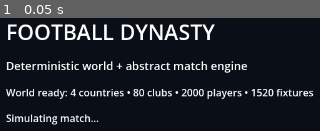
Above: before the commit, frame 1.
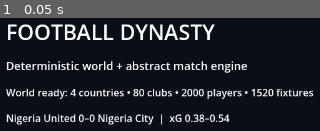
Above: after the commit, the same moment.

Repository: eghosa001/football-manager
Game: Godot game, scene res://game/scenes/main.tscn
Same seed, same stepped clock (60 frames per second), same inputs: the game is played once before the commit and once after it.
Inputs:
- Up to frame 1 (0.05 s): no input

The runs differ from the first frame. In frame 1, 2.9% of the frame differs, in the area x 1-72%, y 84-95%.
Error before the commit: Parse Error: Cannot infer the type of "pass_attempts" variable because the value doesn't have a set type. (res://simulation/match/abstract_match_engine.gd:57)

Commit message:
Fix strict GDScript typing in abstract match engine

Diff:
--- a/simulation/match/abstract_match_engine.gd
+++ b/simulation/match/abstract_match_engine.gd
@@ -8,15 +8,15 @@
 
 func simulate_match(home_club: Dictionary, away_club: Dictionary, players: Array, seed: int) -> Dictionary:
 	var rng = SeededRngClass.new(seed)
-	var home_players := _players_for_club(players, home_club.id)
-	var away_players := _players_for_club(players, away_club.id)
+	var home_players: Array = _players_for_club(players, home_club.id)
+	var away_players: Array = _players_for_club(players, away_club.id)
 	assert(home_players.size() >= 11 and away_players.size() >= 11)
 
-	var home_lineup := _select_lineup(home_players)
-	var away_lineup := _select_lineup(away_players)
-	var home_strength := _lineup_strength(home_lineup) + 2.0
-	var away_strength := _lineup_strength(away_lineup)
-	var strength_share := clampf(home_strength / maxf(home_strength + away_strength, 1.0), 0.35, 0.65)
+	var home_lineup: Array = _select_lineup(home_players)
+	var away_lineup: Array = _select_lineup(away_players)
+	var home_strength: float = _lineup_strength(home_lineup) + 2.0
+	var away_strength: float = _lineup_strength(away_lineup)
+	var strength_share: float = clampf(home_strength / maxf(home_strength + away_strength, 1.0), 0.35, 0.65)
 
 	var result := {
 		"seed": seed,
@@ -35,8 +35,8 @@
 	}
 
 	for sequence_index in range(BASE_POSSESSIONS):
-		var minute := clampi(int((float(sequence_index) / BASE_POSSESSIONS) * MATCH_MINUTES) + 1, 1, 90)
-		var side := "home" if rng.randf() < strength_share else "away"
+		var minute: int = clampi(int((float(sequence_index) / BASE_POSSESSIONS) * MATCH_MINUTES) + 1, 1, 90)
+		var side: String = "home" if rng.randf() < strength_share else "away"
 		var lineup: Array = home_lineup if side == "home" else away_lineup
 		var opponent: Array = away_lineup if side == "home" else home_lineup
 		_simulate_possession(result, side, lineup, opponent, minute, rng)
@@ -54,11 +54,11 @@
 
 func _simulate_possession(result: Dictionary, side: String, lineup: Array, opponent: Array, minute: int, rng) -> void:
 	var stats: Dictionary = result.stats[side]
-	var pass_attempts := rng.randi_range(1, 7)
+	var pass_attempts: int = rng.randi_range(1, 7)
 	var passer: Dictionary = rng.pick(lineup)
 	for _i in range(pass_attempts):
 		stats.passes += 1
-		var pass_probability := clampf(0.66 + (_player_quality(passer) - 50.0) * 0.0025, 0.54, 0.88)
+		var pass_probability: float = clampf(0.66 + (_player_quality(passer) - 50.0) * 0.0025, 0.54, 0.88)
 		if rng.chance(pass_probability):
 			stats.completed_passes += 1
 			result.events.append({"minute": minute, "type": "pass", "side": side, "player_id": passer.id, "outcome": "complete"})
@@ -67,22 +67,22 @@
 			result.events.append({"minute": minute, "type": "pass", "side": side, "player_id": passer.id, "outcome": "incomplete"})
 			return
 
-	var team_quality := _lineup_strength(lineup)
-	var opponent_quality := _lineup_strength(opponent)
-	var shot_probability := clampf(0.13 + (team_quality - opponent_quality) * 0.003, 0.08, 0.24)
+	var team_quality: float = _lineup_strength(lineup)
+	var opponent_quality: float = _lineup_strength(opponent)
+	var shot_probability: float = clampf(0.13 + (team_quality - opponent_quality) * 0.003, 0.08, 0.24)
 	if not rng.chance(shot_probability):
 		return
 
 	var shooter: Dictionary = _pick_shooter(lineup, rng)
-	var xg := _shot_xg(shooter, rng)
+	var xg: float = _shot_xg(shooter, rng)
 	stats.shots += 1
 	stats.xg += xg
-	var on_target_probability := clampf(0.30 + (_player_quality(shooter) - 50.0) * 0.003, 0.22, 0.55)
-	var on_target := rng.chance(on_target_probability)
+	var on_target_probability: float = clampf(0.30 + (_player_quality(shooter) - 50.0) * 0.003, 0.22, 0.55)
+	var on_target: bool = rng.chance(on_target_probability)
 	if on_target:
 		stats.shots_on_target += 1
-	var goal_probability := xg * (0.75 + _player_quality(shooter) / 200.0)
-	var goal := on_target and rng.chance(goal_probability)
+	var goal_probability: float = xg * (0.75 + _player_quality(shooter) / 200.0)
+	var goal: bool = on_target and rng.chance(goal_probability)
 	if goal:
 		stats.goals += 1
 		if side == "home":
@@ -101,9 +101,9 @@
 func _maybe_card(result: Dictionary, possession_side: String, defenders: Array, minute: int, rng) -> void:
 	if not rng.chance(0.021):
 		return
-	var defending_side := "away" if possession_side == "home" else "home"
+	var defending_side: String = "away" if possession_side == "home" else "home"
 	var player: Dictionary = rng.pick(defenders)
-	var red := rng.chance(0.035)
+	var red: bool = rng.chance(0.035)
 	result.stats[defending_side].cards += 1
 	if red:
 		result.stats[defending_side].red_cards += 1
@@ -121,9 +121,9 @@
 	for player in squad:
 		if not lineup_ids.has(player.id):
 			bench.append(player)
-	var count := mini(3, bench.size())
+	var count: int = mini(3, bench.size())
 	for i in range(count):
-		var minute := 60 + i * 10 + rng.randi_range(-3, 3)
+		var minute: int = 60 + i * 10 + rng.randi_range(-3, 3)
 		var player_out: Dictionary = lineup[lineup.size() - 1 - i]
 		var player_in: Dictionary = bench[i]
 		result.substitutions.append({"minute": minute, "side": side, "player_out": player_out.id, "player_in": player_in.id})
@@ -132,7 +132,7 @@
 func _finalize_possession(result: Dictionary) -> void:
 	var home_passes: float = result.stats.home.passes
 	var away_passes: float = result.stats.away.passes
-	var total := maxf(home_passes + away_passes, 1.0)
+	var total: float = maxf(home_passes + away_passes, 1.0)
 	result.stats.home.possession = snappedf(home_passes / total * 100.0, 0.1)
 	result.stats.away.possession = snappedf(100.0 - result.stats.home.possession, 0.1)
 	result.stats.home.xg = snappedf(result.stats.home.xg, 0.01)
@@ -157,7 +157,7 @@
 			rating -= 0.012
 		elif event.type == "card":
 			rating -= 0.25 if event.card == "yellow" else 1.0
-	var goal_difference := result.home_goals - result.away_goals
+	var goal_difference: int = result.home_goals - result.away_goals
 	if side == "away":
 		goal_difference *= -1
 	rating += clampf(goal_difference * 0.08, -0.4, 0.4)
@@ -171,7 +171,7 @@
 	return result
 
 func _select_lineup(players: Array) -> Array:
-	var sorted := players.duplicate()
+	var sorted: Array = players.duplicate()
 	sorted.sort_custom(func(a: Dictionary, b: Dictionary) -> bool: return a.current_ability > b.current_ability)
 	return sorted.slice(0, 11)
 
@@ -192,7 +192,7 @@
 	return rng.pick(attacking if not attacking.is_empty() else lineup)
 
 func _shot_xg(shooter: Dictionary, rng) -> float:
-	var base := rng.randf_range(0.04, 0.34)
+	var base: float = rng.randf_range(0.04, 0.34)
 	if shooter.position == "ST":
 		base += 0.035
 	return clampf(base, 0.02, 0.55)
